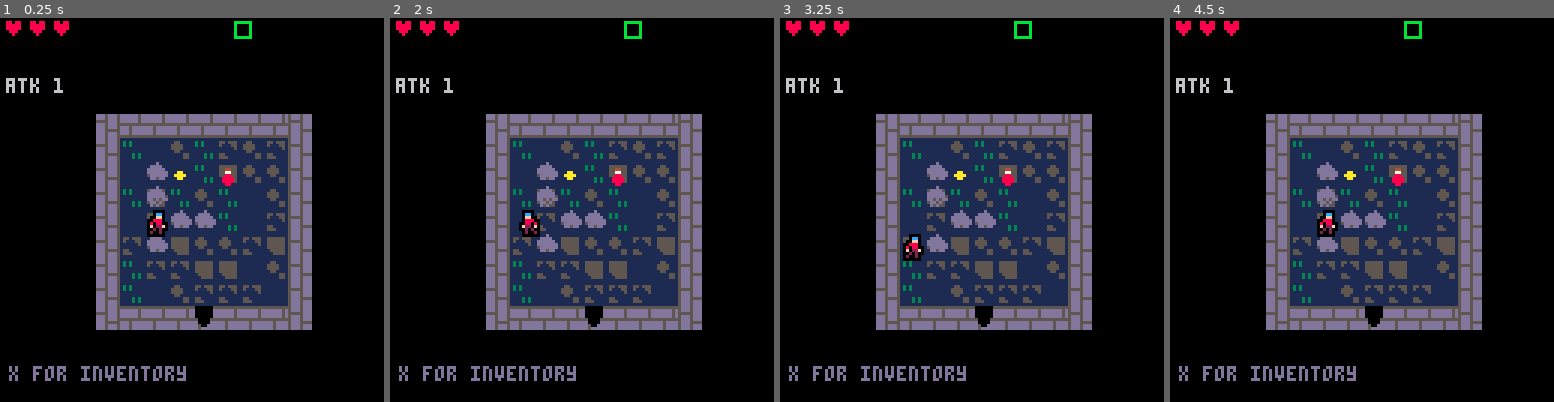
Above: before the commit, frames 1-4 (left to right).
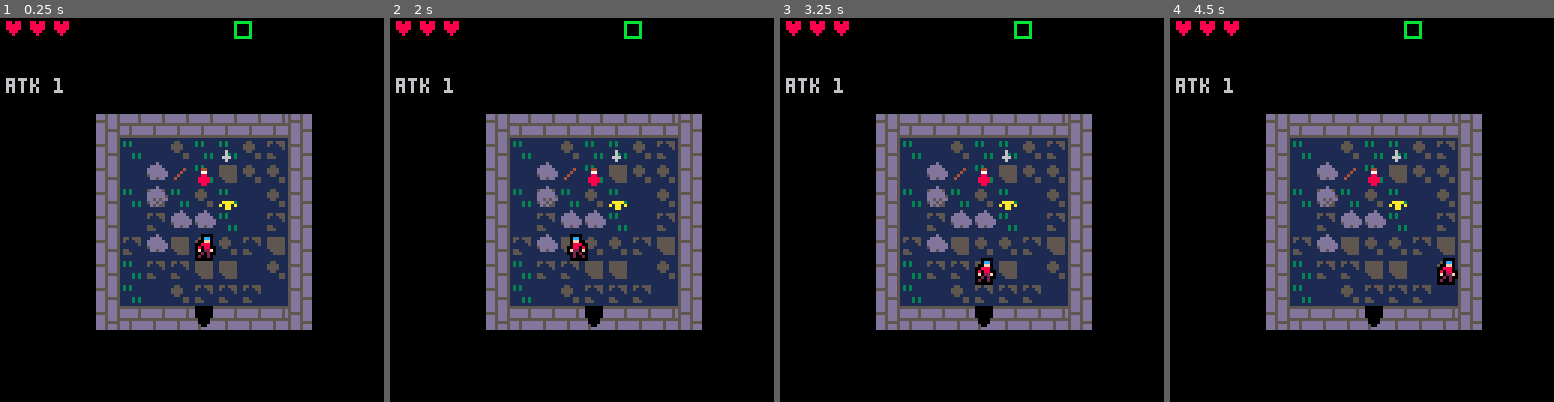
Above: after the commit, the same moments.

Repository: DanBrooker/legend-7drl
Game: PICO-8 cartridge legend.p8
Same seed, same stepped clock (60 frames per second), same inputs: the game is played once before the commit and once after it.
Inputs:
- Up to frame 1 (0.25 s): no input
- Up to frame 2 (2 s): tap O (Z key) at 0.33, 0.7, 1.43 s; tap X (X key) at 1.07 s; hold Left from 1.97 s (still down)
- Up to frame 3 (3.25 s): tap X (X key) every 0.33 s from 2.07 to 3.07 s; tap O (Z key) at 2.22, 3.1 s; release Left at 2.37 s; hold Down 2.42-2.82 s; hold Right from 2.87 s (still down)
- Up to frame 4 (4.5 s): tap X (X key) every 0.33 s from 3.4 to 4.4 s; release Right at 3.53 s; hold Up 3.58-4.08 s; tap O (Z key) at 3.98 s; hold Right from 4.13 s (still down)

The runs differ from the first frame. In frame 1, 1.9% of the frame differs, in the area x 2-62%, y 32-95%; in frame 2, 1.9%; in frame 3, 1.9%; in frame 4, 1.9%.

Commit message:
door shuts and opens

Diff:
--- a/legend.p8
+++ b/legend.p8
@@ -43,17 +43,17 @@
 allitems={
   {'key',3},
   {'gold',35},
-  {'health potion',2,true,{quaff={hp=2},col=8}}, -- todo
+  {'health potion',2,true,{throw=heal, quaff=heal, qhp=2, col=8}}, -- todo
   {'teleport potion',2,true,{quaff=teleport, throw=teleport, col=12}}, -- todo
   {'dagger',19,true,{atk=2,col=6}},
   {'poison dagger',19,true,{atk=1, col=11, poison=1, throw=true, col=11}}, --rodo
-  {'sword',10,false,{atk=3,col=6}},
+  {'sword',20,false,{atk=3,col=6}},
   {'flaming sword',10,false,{col=8, atk=3, flame=1,col=9}}, --todo
   {'wand',5,false,{ratk=1,col=4}}, -- todo
   {'bow',21,false,{ratk=2,col=4}}, -- todo
   {'frost bow',21,false,{ratk=2, freeze=2, col=12}}, -- todo
-  {'bomb',18,true,{explosion=1,col=5}}, -- todo
-  {'mega bomb',18,true,{explosion=2,col=8}}, -- todo
+  {'bomb',18,true,{throw=expode, explosion=1,col=5}}, -- todo
+  {'mega bomb',18,true,{throw=expode, explosion=2,col=8}}, -- todo
   {'amulet', 36, true, {hp=4}},
   {'ring', 4, true, {hp=5}},
   {'leather armour', 52, false, {def=1}},
@@ -145,7 +145,15 @@
 --   }
 -- }
 
+function enemy_create(x, y, spr, args)
+  if (x==-1 and y==-1) return
+  local new_enemy = entity_create(x, y, spr, args)
+  add(enemies, new_enemy)
+  return new_enemy
+end
+
 function entity_create(x, y, spr, args)
+  if (x==-1 and y==-1) return
   -- log(args)
   local new_entity = {
    x = x,
@@ -179,6 +187,7 @@
   return new_entity
 end
 function item_create(pos, name)
+  if (x==-1 and y==-1) return
   log("create " .. name)
   local data = armoury[name]
   if not data then
@@ -239,14 +248,16 @@
   gold=0
 
   aiming = false
+  aimingi = 0
   inventory_window = false
 
   entities={}
-  mobs={}
+  enemies={}
   items={}
   float={}
   enviro={}
   inventory={}
+  particles={}
 
   zel_init()
 
@@ -322,6 +333,7 @@
    -- for mob in all(mobs) do
    --   update_mob(mob)
    -- end
+   foreach(particles, update_part)
 end
 
 function draw_game()
@@ -336,7 +348,7 @@
   foreach(items,item_draw)
   foreach(entities,entity_draw)
   clip()
-  -- foreach(particles,draw_part)
+  foreach(particles, draw_part)
   foreach(float, draw_float)
   if (dev) minimap_draw()
 
@@ -355,10 +366,10 @@
   color(13)
   if aiming then
     color(8)
-    print("arrows to fire")
+    print("arrows to fire, x to change")
   elseif player.ratk > 0 then
     print("z to aim, x for inventory")
-  else
+  elseif #inventory > 0 then
     print("x for inventory")
   end
 end
@@ -366,9 +377,11 @@
 function draw_inventory()
   local j = 0
   for item in all(inventory) do
-    -- drawspr(item.spr, 40 + j, 106, item.col, false, false, true)
     _item_draw(item.spr,40 + j, 106,item.col)
     j += 8
+  end
+  if aiming then
+    rect(39 + (8*aimingi), 106, 39 + (8*aimingi) + 9, 106 + 8, 11)
   end
 end
 
@@ -445,6 +458,10 @@
 
  room = zgetar()
  if not room.spawn then
+   -- move player in one
+   player.x += lastmove[1]
+   player.y += lastmove[2]
+
    zel_spawn(room)
  end
 
@@ -482,10 +499,12 @@
 
 function on_death(ent)
   if ent != player then
+    del(enemies, ent)
     del(entities, ent)
     if rand(0,10) == 1 or dev then
       drop_item(ent.x, ent.y)
     end
+    if(zel_clear()) zel_unlock()
   end
 end
 
@@ -616,11 +635,15 @@
   else
    return moveplayer(dirs[butt+1])
   end
-elseif butt==4 and player.ratk > 0 then
+elseif butt==4 and #inventory > 0 then
   aiming = not aiming
+  aimingi = aimingi % #inventory
   return false
  elseif butt==5 then
-  --if aiming then
+  if aiming then
+    aimingi += 1
+    aimingi = aimingi % #inventory
+  end
    --return false -- maybe discharge if #enemies == 0
   --else
    --return switchitem()
@@ -628,6 +651,70 @@
  end
 end
 
+function fireprojectile(entity, dir)
+  mobflip(entity, dir[1])
+  aiming = false
+  -- charges[item] -= 1
+  local hx, hy = throwtile(dir[1], dir[2]) -- max distance???
+
+  local item = inventory[aimingi+1]
+  log("fire item")
+  log(item)
+
+  local hit = entity_at(hx, hy)
+  local amount = 1
+
+  if item.ratk then
+    amount = item.ratk
+  else
+   if not hit then
+     hx -= dir[1]
+     hy -= dir[2]
+     item_create({hx,hy}, item.name)
+   end
+
+   del(inventory, item)
+  end
+
+  if item.throw then
+
+  elseif hit then
+    atk(hit, amount)
+    for i=1,4 do
+      -- different colours??
+      create_part(hx*8+4, hy*8+4,(rnd(16)-8)/16,(rnd(16)-8)/16, 0, rnd(30)+10,rnd(sz)+3, 8)
+    end
+  end
+
+  -- create_part(hx,hy,rnd(1)-0.5,rnd(0.5)-1,0,rnd(30)+10,rnd(4)+2)
+  -- create_part(hx*8+4, hy*8+4, rnd(1)-0.5,rnd(0.5)-1,0,rnd(30)+10,rnd(4)+2,5)
+
+
+  -- debug[1]= magics[stored[item]]
+  -- effects[m](hx, hy, hit, entity)
+  return true
+end
+
+function aimtile(entity, dx, dy)
+ local tx,ty,i = entity.x,entity.y,0
+ repeat
+  tx += dx
+  ty += dy
+  i += 1
+ until not walkable(tx,ty, "player") or i >= 8
+ return tx,ty
+end
+
+function throwtile(dx, dy)
+ local tx,ty,i = player.x,player.y,0
+ repeat
+  tx += dx
+  ty += dy
+  i += 1
+ until not walkable(tx,ty, "entities") or i >= 8
+ return tx,ty
+end
+
 function find(array, key, value)
   for m in all(array) do
    if m[key] == value then
@@ -637,6 +724,7 @@
 end
 
 function moveplayer(dir)
+  lastmove = dir
   local dx, dy = dir[1], dir[2]
   local destx,desty=player.x+dx,player.y+dy
   --local tle=mget(destx,desty)
@@ -678,6 +766,9 @@
  if mode == "entities" then
   if (floor) return entity_at(x,y) == nil
  end
+ if mode == "items" then
+  if (floor) return item_at(x,y) == nil
+ end
  if mode == "player" then
   if (floor) return player.x == x and player.y == y
  end
@@ -694,6 +785,10 @@
 
 function entity_at(x,y)
   return blank_at(x,y, entities)
+end
+
+function enemy_at(x,y)
+  return blank_at(x,y, enemies)
 end
 
 function item_at(x,y)
@@ -843,26 +938,77 @@
     x, y = rand(l,r), rand(t,b)
     i += 1
     -- log(i)
-  until walkable(x,y, "entities") or i > 10
+  until (walkable(x,y, "entities") and walkable(x,y, "items") and (distance(player.x, player.y, x, y) > 2)) or i > 10
   -- log("room")
-  -- log(room)
+  log("player " .. player.x .. ',' .. player.y)
+  log("spawn " .. x .. ',' .. y)
+  log('dist ' .. distance(player.x, player.x, x, y))
   if(i>10) x,y=-1,-1
   -- log(x .. ',' .. y)
   return {x,y}
 end
 
+function iter_room(room, func)
+  for i=room.left,room.right do
+    for j=room.top,room.bottom do
+      func(i,j)
+    end
+  end
+end
+
+function zel_lock(room)
+  iter_room(room, function(i,j)
+    local t = mget(i,j)
+    if (t == t_door_r) t += 1
+    if (t == t_door_l) t += 1
+    if (t == t_door_t) t += 1
+    if (t == t_door_b) t += 1
+
+    mset(i,j,t)
+  end)
+end
+
+function zel_unlock()
+  local room = zgetar()
+  iter_room(room, function(i,j)
+    local t = mget(i,j)
+    if (t == t_door_r+1) t -= 1
+    if (t == t_door_l+1) t -= 1
+    if (t == t_door_t+1) t -= 1
+    if (t == t_door_b+1) t -= 1
+
+    mset(i,j,t)
+  end)
+end
+
+function zel_clear()
+  local room = zgetar()
+  local enemies = false
+
+  iter_room(room, function(i,j)
+    if (enemy_at(i,j)) enemies = true
+  end)
+  -- debug[1] = enemies
+  return not enemies
+end
+
 function zel_spawn(room)
   -- log("zel_spawn")
   room.spawn = true
 
+  local mobcount = #enemies
+
   if room.g == 'e' then
     -- do nothing
-    item_create(rnd_pos(room), randa(t_weapons))
+    item_create(rnd_pos(room), 'dagger')
+    item_create(rnd_pos(room), 'wand')
+    item_create(rnd_pos(room), 'leather armour')
+    item_create(rnd_pos(room), 'health potion')
     -- item_create(room.left+4, room.top+4, randa(t_items))
     -- item_create(room.left+5, room.top+5, randa(t_key))
   elseif room.g == 'b' then
     local boss = rnd_pos(room)
-    entity_create(boss[1],boss[2], 48)
+    enemy_create(boss[1],boss[2], 48)
     local down = rnd_pos(room)
     mset(down[1], down[2], t_stairs)
   elseif room.g == 't' then
@@ -882,13 +1028,15 @@
   else
     for i = 1,(room.g+0) do
       local pos = rnd_pos(room)
-      entity_create(pos[1], pos[2], randa(t_enemies[depth]), {hp=1})
-    end
-  end
+      enemy_create(pos[1], pos[2], randa(t_enemies[depth]), {hp=depth})
+    end
+  end
+
+  if (#enemies > mobcount) zel_lock(room)
 
   -- random add heal or food
-  item_create(rnd_pos(room), randa(t_heals))
-  item_create(rnd_pos(room), randa(t_gold))
+  if (rand(0,3) == 0) item_create(rnd_pos(room), randa(t_heals))
+  if (rand(0,2) == 0) item_create(rnd_pos(room), randa(t_gold))
 end
 
 grid = {}
@@ -1362,7 +1510,37 @@
 	--end
 --end
 -->8
---combat text
+--graphics
+function drawspr(_spr,_x,_y,_c,_flip, _flash, _outline)
+  pal(0,15)
+  for i=1,15 do
+    pal(i, 0)
+  end
+
+  if _outline then
+    for dx=-1,1 do
+      for dy=-1,1 do
+        spr(_spr,_x + dx ,_y + dy,1,1,_flip)
+      end
+    end
+  end
+
+  -- reset palette
+  pal()
+  palt()
+
+  --palt(0,true)
+  --pal(7,_c)
+  if _flash then
+    for i=1,15 do
+      pal(i, 142)
+    end
+  end
+  spr(_spr,_x,_y,1,1,_flip)
+  pal()
+  palt()
+end
+
 function addfloat(_txt,ent,_c)
   local _x,_y = ent.x*8,ent.y*8
   add(float,{txt=_txt,x=_x,y=_y,c=_c,ty=_y-10,t=0})
@@ -1381,36 +1559,43 @@
 function draw_float(f)
   oprint8(f.txt,f.x,f.y,f.c,0)
 end
--->8
---graphics
-function drawspr(_spr,_x,_y,_c,_flip, _flash, _outline)
-  pal(0,15)
-  for i=1,15 do
-    pal(i, 0)
-  end
-
-  if _outline then
-    for dx=-1,1 do
-      for dy=-1,1 do
-        spr(_spr,_x + dx ,_y + dy,1,1,_flip)
-      end
-    end
-  end
-
-  -- reset palette
-  pal()
-  palt()
-
-  --palt(0,true)
-  --pal(7,_c)
-  if _flash then
-    for i=1,15 do
-      pal(i, 142)
-    end
-  end
-  spr(_spr,_x,_y,1,1,_flip)
-  pal()
-  palt()
+
+function create_part(x,y,dx,dy,sprite,life,sz,col)
+ local p = {
+  x=x,
+  y=y,
+  dx=dx,
+  dy=dy,
+  sprite=sprite,
+  life=life,
+  sz=sz,
+  col=col
+ }
+ -- log("added particle")
+ add(particles,p)
+ return p
+end
+
+function update_part(p)
+ if(p.life<=0)del(particles,p)
+
+ if p.sz !=nil then
+  p.sz-=0.2
+ end
+
+ p.x+=p.dx
+ p.y+=p.dy
+
+ p.life-=1
+end
+
+function draw_part(p)
+  if p.sprite != 0 then
+    _item_draw(p.sprite, p.x, p.y, p.col)
+  -- spr(p.sprite,p.x,p.y)
+  else
+    circfill(p.x,p.y,p.sz,p.col)
+  end
 end
 
 function oprint8(_t,_x,_y,_c)
@@ -1609,5 +1794,33 @@
 60080006060006000000000000000000000000000000000000000000000000000000000000000000000000000000000000000000000000000000000000000000
 66000066000000600000000000000000000000000000000000000000000000000000000000000000000000000000000000000000000000000000000000000000
 __gff__
-0000000000000000050000010101000000000000000001000500000100010000000000000000000005000101010100000000000000000000050100000000000000000000000000000000000000000000000000000000000000000000000000000000000000000000000000000000000000000000000000000000000000000000
+0000000000000000050000010101000000000000000000000500000100010000000000000000000005000101010100000000000000000000050100000000000000000000000000000000000000000000000000000000000000000000000000000000000000000000000000000000000000000000000000000000000000000000
 0000000000000000000000000000000000000000000000000000000000000000000000000000000000000000000000000000000000000000000000000000000000000000000000000000000000000000000000000000000000000000000000000000000000000000000000000000000000000000000000000000000000000000
+…(28 lines of a section not shown)…
--- a/src/0.init.lua
+++ b/src/0.init.lua
@@ -40,17 +40,17 @@
 allitems={
   {'key',3},
   {'gold',35},
-  {'health potion',2,true,{quaff={hp=2},col=8}}, -- todo
+  {'health potion',2,true,{throw=heal, quaff=heal, qhp=2, col=8}}, -- todo
   {'teleport potion',2,true,{quaff=teleport, throw=teleport, col=12}}, -- todo
   {'dagger',19,true,{atk=2,col=6}},
   {'poison dagger',19,true,{atk=1, col=11, poison=1, throw=true, col=11}}, --rodo
-  {'sword',10,false,{atk=3,col=6}},
+  {'sword',20,false,{atk=3,col=6}},
   {'flaming sword',10,false,{col=8, atk=3, flame=1,col=9}}, --todo
   {'wand',5,false,{ratk=1,col=4}}, -- todo
   {'bow',21,false,{ratk=2,col=4}}, -- todo
   {'frost bow',21,false,{ratk=2, freeze=2, col=12}}, -- todo
-  {'bomb',18,true,{explosion=1,col=5}}, -- todo
-  {'mega bomb',18,true,{explosion=2,col=8}}, -- todo
+  {'bomb',18,true,{throw=expode, explosion=1,col=5}}, -- todo
+  {'mega bomb',18,true,{throw=expode, explosion=2,col=8}}, -- todo
   {'amulet', 36, true, {hp=4}},
   {'ring', 4, true, {hp=5}},
   {'leather armour', 52, false, {def=1}},
@@ -142,7 +142,15 @@
 --   }
 -- }
 
+function enemy_create(x, y, spr, args)
+  if (x==-1 and y==-1) return
+  local new_enemy = entity_create(x, y, spr, args)
+  add(enemies, new_enemy)
+  return new_enemy
+end
+
 function entity_create(x, y, spr, args)
+  if (x==-1 and y==-1) return
   -- log(args)
   local new_entity = {
    x = x,
@@ -176,6 +184,7 @@
   return new_entity
 end
 function item_create(pos, name)
+  if (x==-1 and y==-1) return
   log("create " .. name)
   local data = armoury[name]
   if not data then
@@ -236,14 +245,16 @@
   gold=0
 
   aiming = false
+  aimingi = 0
   inventory_window = false
 
   entities={}
-  mobs={}
+  enemies={}
   items={}
   float={}
   enviro={}
   inventory={}
+  particles={}
 
   zel_init()
 
--- a/src/1.game.lua
+++ b/src/1.game.lua
@@ -3,6 +3,7 @@
    -- for mob in all(mobs) do
    --   update_mob(mob)
    -- end
+   foreach(particles, update_part)
 end
 
 function draw_game()
@@ -17,7 +18,7 @@
   foreach(items,item_draw)
   foreach(entities,entity_draw)
   clip()
-  -- foreach(particles,draw_part)
+  foreach(particles, draw_part)
   foreach(float, draw_float)
   if (dev) minimap_draw()
 
@@ -28,7 +29,6 @@
   draw_stats()
   zel_draw()
   draw_instructions()
-
 end
 
 function draw_instructions()
@@ -36,10 +36,10 @@
   color(13)
   if aiming then
     color(8)
-    print("arrows to fire")
+    print("arrows to fire, x to change")
   elseif player.ratk > 0 then
     print("z to aim, x for inventory")
-  else
+  elseif #inventory > 0 then
     print("x for inventory")
   end
 end
@@ -47,9 +47,11 @@
 function draw_inventory()
   local j = 0
   for item in all(inventory) do
-    -- drawspr(item.spr, 40 + j, 106, item.col, false, false, true)
     _item_draw(item.spr,40 + j, 106,item.col)
     j += 8
+  end
+  if aiming then
+    rect(39 + (8*aimingi), 106, 39 + (8*aimingi) + 9, 106 + 8, 11)
   end
 end
 
@@ -126,6 +128,10 @@
 
  room = zgetar()
  if not room.spawn then
+   -- move player in one
+   player.x += lastmove[1]
+   player.y += lastmove[2]
+
    zel_spawn(room)
  end
 
@@ -163,10 +169,12 @@
 
 function on_death(ent)
   if ent != player then
+    del(enemies, ent)
     del(entities, ent)
     if rand(0,10) == 1 or dev then
       drop_item(ent.x, ent.y)
     end
+    if(zel_clear()) zel_unlock()
   end
 end
 
@@ -297,16 +305,84 @@
   else
    return moveplayer(dirs[butt+1])
   end
-elseif butt==4 and player.ratk > 0 then
+elseif butt==4 and #inventory > 0 then
   aiming = not aiming
+  aimingi = aimingi % #inventory
   return false
  elseif butt==5 then
-  --if aiming then
+  if aiming then
+    aimingi += 1
+    aimingi = aimingi % #inventory
+  end
    --return false -- maybe discharge if #enemies == 0
   --else
    --return switchitem()
   --end
  end
+end
+
+function fireprojectile(entity, dir)
+  mobflip(entity, dir[1])
+  aiming = false
+  -- charges[item] -= 1
+  local hx, hy = throwtile(dir[1], dir[2]) -- max distance???
+
+  local item = inventory[aimingi+1]
+  log("fire item")
+  log(item)
+
+  local hit = entity_at(hx, hy)
+  local amount = 1
+
+  if item.ratk then
+    amount = item.ratk
+  else
+   if not hit then
+     hx -= dir[1]
+     hy -= dir[2]
+     item_create({hx,hy}, item.name)
+   end
+
+   del(inventory, item)
+  end
+
+  if item.throw then
+
+  elseif hit then
+    atk(hit, amount)
+    for i=1,4 do
+      -- different colours??
+      create_part(hx*8+4, hy*8+4,(rnd(16)-8)/16,(rnd(16)-8)/16, 0, rnd(30)+10,rnd(sz)+3, 8)
+    end
+  end
+
+  -- create_part(hx,hy,rnd(1)-0.5,rnd(0.5)-1,0,rnd(30)+10,rnd(4)+2)
+  -- create_part(hx*8+4, hy*8+4, rnd(1)-0.5,rnd(0.5)-1,0,rnd(30)+10,rnd(4)+2,5)
+
+
+  -- debug[1]= magics[stored[item]]
+  -- effects[m](hx, hy, hit, entity)
+  return true
+end
+
+function aimtile(entity, dx, dy)
+ local tx,ty,i = entity.x,entity.y,0
+ repeat
+  tx += dx
+  ty += dy
+  i += 1
+ until not walkable(tx,ty, "player") or i >= 8
+ return tx,ty
+end
+
+function throwtile(dx, dy)
+ local tx,ty,i = player.x,player.y,0
+ repeat
+  tx += dx
+  ty += dy
+  i += 1
+ until not walkable(tx,ty, "entities") or i >= 8
+ return tx,ty
 end
 
 function find(array, key, value)
@@ -318,6 +394,7 @@
 end
 
 function moveplayer(dir)
+  lastmove = dir
   local dx, dy = dir[1], dir[2]
   local destx,desty=player.x+dx,player.y+dy
   --local tle=mget(destx,desty)
@@ -359,6 +436,9 @@
  if mode == "entities" then
   if (floor) return entity_at(x,y) == nil
  end
+ if mode == "items" then
+  if (floor) return item_at(x,y) == nil
+ end
  if mode == "player" then
   if (floor) return player.x == x and player.y == y
  end
@@ -377,6 +457,10 @@
   return blank_at(x,y, entities)
 end
 
+function enemy_at(x,y)
+  return blank_at(x,y, enemies)
+end
+
 function item_at(x,y)
   return blank_at(x,y, items)
 end
--- a/src/2.zelda.lua
+++ b/src/2.zelda.lua
@@ -85,26 +85,77 @@
     x, y = rand(l,r), rand(t,b)
     i += 1
     -- log(i)
-  until walkable(x,y, "entities") or i > 10
+  until (walkable(x,y, "entities") and walkable(x,y, "items") and (distance(player.x, player.y, x, y) > 2)) or i > 10
   -- log("room")
-  -- log(room)
+  log("player " .. player.x .. ',' .. player.y)
+  log("spawn " .. x .. ',' .. y)
+  log('dist ' .. distance(player.x, player.x, x, y))
   if(i>10) x,y=-1,-1
   -- log(x .. ',' .. y)
   return {x,y}
 end
 
+function iter_room(room, func)
+  for i=room.left,room.right do
+    for j=room.top,room.bottom do
+      func(i,j)
+    end
+  end
+end
+
+function zel_lock(room)
+  iter_room(room, function(i,j)
+    local t = mget(i,j)
+    if (t == t_door_r) t += 1
+    if (t == t_door_l) t += 1
+    if (t == t_door_t) t += 1
+    if (t == t_door_b) t += 1
+
+    mset(i,j,t)
+  end)
+end
+
+function zel_unlock()
+  local room = zgetar()
+  iter_room(room, function(i,j)
+    local t = mget(i,j)
+    if (t == t_door_r+1) t -= 1
+    if (t == t_door_l+1) t -= 1
+    if (t == t_door_t+1) t -= 1
+    if (t == t_door_b+1) t -= 1
+
+    mset(i,j,t)
+  end)
+end
+
+function zel_clear()
+  local room = zgetar()
+  local enemies = false
+
+  iter_room(room, function(i,j)
+    if (enemy_at(i,j)) enemies = true
+  end)
+  -- debug[1] = enemies
+  return not enemies
+end
+
 function zel_spawn(room)
   -- log("zel_spawn")
   room.spawn = true
 
+  local mobcount = #enemies
+
   if room.g == 'e' then
     -- do nothing
-    item_create(rnd_pos(room), randa(t_weapons))
+    item_create(rnd_pos(room), 'dagger')
+    item_create(rnd_pos(room), 'wand')
+    item_create(rnd_pos(room), 'leather armour')
+    item_create(rnd_pos(room), 'health potion')
     -- item_create(room.left+4, room.top+4, randa(t_items))
     -- item_create(room.left+5, room.top+5, randa(t_key))
   elseif room.g == 'b' then
     local boss = rnd_pos(room)
-    entity_create(boss[1],boss[2], 48)
+    enemy_create(boss[1],boss[2], 48)
     local down = rnd_pos(room)
     mset(down[1], down[2], t_stairs)
   elseif room.g == 't' then
@@ -124,13 +175,15 @@
   else
     for i = 1,(room.g+0) do
       local pos = rnd_pos(room)
-      entity_create(pos[1], pos[2], randa(t_enemies[depth]), {hp=1})
-    end
-  end
+      enemy_create(pos[1], pos[2], randa(t_enemies[depth]), {hp=depth})
+    end
+  end
+
+  if (#enemies > mobcount) zel_lock(room)
 
   -- random add heal or food
-  item_create(rnd_pos(room), randa(t_heals))
-  item_create(rnd_pos(room), randa(t_gold))
+  if (rand(0,3) == 0) item_create(rnd_pos(room), randa(t_heals))
+  if (rand(0,2) == 0) item_create(rnd_pos(room), randa(t_gold))
 end
 
 grid = {}
--- a/src/4.combat-text.lua
+++ /dev/null
@@ -1,18 +0,0 @@
-function addfloat(_txt,ent,_c)
-  local _x,_y = ent.x*8,ent.y*8
-  add(float,{txt=_txt,x=_x,y=_y,c=_c,ty=_y-10,t=0})
-end
-
-function dofloats()
-  for f in all(float) do
-    f.y+=(f.ty-f.y)/10
-    f.t+=1
-    if f.t>70 then
-      del(float,f)
-    end
-  end
-end
-
-function draw_float(f)
-  oprint8(f.txt,f.x,f.y,f.c,0)
-end
--- a/src/5.graphics.lua
+++ b/src/5.graphics.lua
@@ -26,6 +26,63 @@
   spr(_spr,_x,_y,1,1,_flip)
   pal()
   palt()
+end
+
+function addfloat(_txt,ent,_c)
+  local _x,_y = ent.x*8,ent.y*8
+  add(float,{txt=_txt,x=_x,y=_y,c=_c,ty=_y-10,t=0})
+end
+
+function dofloats()
+  for f in all(float) do
+    f.y+=(f.ty-f.y)/10
+    f.t+=1
+    if f.t>70 then
+      del(float,f)
+    end
+  end
+end
+
+function draw_float(f)
+  oprint8(f.txt,f.x,f.y,f.c,0)
+end
+
+function create_part(x,y,dx,dy,sprite,life,sz,col)
+ local p = {
+  x=x,
+  y=y,
+  dx=dx,
+  dy=dy,
+  sprite=sprite,
+  life=life,
+  sz=sz,
+  col=col
+ }
+ -- log("added particle")
+ add(particles,p)
+ return p
+end
+
+function update_part(p)
+ if(p.life<=0)del(particles,p)
+
+ if p.sz !=nil then
+  p.sz-=0.2
+ end
+
+ p.x+=p.dx
+ p.y+=p.dy
+
+ p.life-=1
+end
+
+function draw_part(p)
+  if p.sprite != 0 then
+    _item_draw(p.sprite, p.x, p.y, p.col)
+  -- spr(p.sprite,p.x,p.y)
+  else
+    circfill(p.x,p.y,p.sz,p.col)
+  end
 end
 
 function oprint8(_t,_x,_y,_c)
Not shown, changed: the music (__music__) section of legend.p8
Not shown, changed: the sound effects (__sfx__) section of legend.p8
